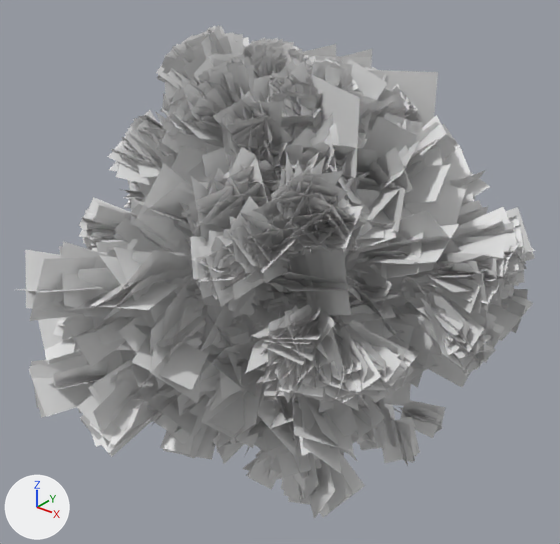
The glTF model assets/props.glb: old version first, new version second.
Before and after are seen from a 50 mm camera at (15.62, -19.36, 13.92) aimed at (3.93, -4.74, 4.86). The axes (+X, +Y, +Z) are drawn at lower left. The lights are the same throughout. The picture after the commit comes second. Where no turn or scale is listed for an object, it has been applied to the vertices.

The scene before the commit, as lines of its bpy script (objects in view):
```python
me_conifer_far_4_5x4_5x10 = bpy.data.meshes.new('conifer_far_4.5x4.5x10')
me_conifer_far_4_5x4_5x10.from_pydata(...)  # 12 vertices, 6 faces; spans x -1.95..1.95, y -2.25..2.25, z -5.0..5.0
me_conifer_far_4_5x4_5x10.materials.append(mat_impconifer)  # white #e7e7e7
me_tree_bottle_8x8x10 = bpy.data.meshes.new('tree_bottle_8x8x10')
me_tree_bottle_8x8x10.from_pydata(...)  # 2280 vertices, 3480 faces; spans x -3.26..3.26, y -5.07..5.07, z -5.25..5.25
# faces by material slot: [3210, 270]
me_tree_bottle_8x8x10.materials.append(mat_bark)  # white #e7e7e7
me_tree_bottle_8x8x10.materials.append(mat_leafcard)  # white #e7e7e7
me_tree_spruce_8x8x10 = bpy.data.meshes.new('tree_spruce_8x8x10')
me_tree_spruce_8x8x10.from_pydata(...)  # 8435 vertices, 8910 faces; spans x -3.91..3.91, y -3.59..3.59, z -5.58..5.58
# faces by material slot: [6642, 2268]
me_tree_spruce_8x8x10.materials.append(mat_bark)  # white #e7e7e7
me_tree_spruce_8x8x10.materials.append(mat_needlecard)  # white #e7e7e7
ob_conifer_far_4_5x4_5x10 = bpy.data.objects.new('conifer_far_4.5x4.5x10', me_conifer_far_4_5x4_5x10)
ob_conifer_far_4_5x4_5x10.location = (2.25, -2.25, 5.0)
ob_tree_bottle_8x8x10 = bpy.data.objects.new('tree_bottle_8x8x10', me_tree_bottle_8x8x10)
ob_tree_bottle_8x8x10.location = (3.71, -3.07, 5.08)
ob_tree_spruce_8x8x10 = bpy.data.objects.new('tree_spruce_8x8x10', me_tree_spruce_8x8x10)
ob_tree_spruce_8x8x10.location = (4.43, -3.7, 4.78)
# also in view: 'tree_oak_8x8x10' at (3.75, -4.76, 4.59); 'tree_spiral_8x8x10' at (4.06, -4.7, 4.08); 'tree_pine_8x8x10' at (3.83, -3.85, 5.24); 'broadleaf_7x7x10' at (3.48, -3.63, 5.07); 'tree_parasol_8x8x10' at (4.45, -4.19, 5.49)
```
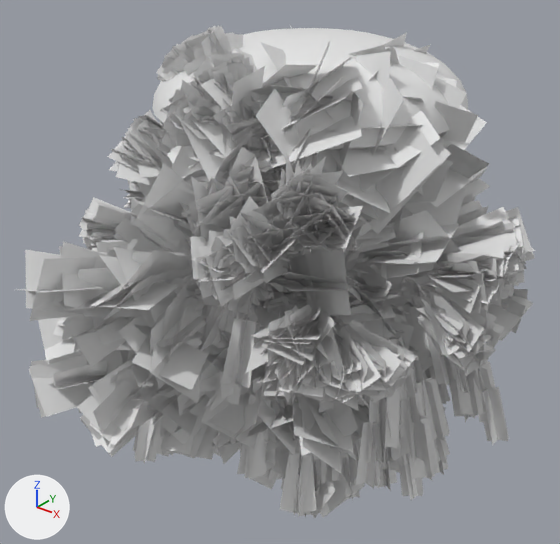
Boxes (x1, y1, x2, y2) around the edits, measured in the pictures (560 x 544 px):
'tree_palm_8x8x10', added: after (164, 25, 489, 235)
'tree_weeping_8x8x10', added: after (128, 282, 509, 518)
    faces in mat_leafcard (white #e7e7e7): (128, 282, 509, 518)
    faces in mat_bark (white #e7e7e7): (246, 293, 482, 454)
'tree_fungus_8x8x10', added: after (153, 28, 468, 150)
'broadleaf_7x7x10', unchanged, covered by the edit: before (137, 58, 471, 292); after (137, 114, 466, 269)
'tree_spruce_8x8x10', unchanged, covered by the edit: before (233, 58, 445, 505); after (248, 407, 445, 490)
'broadleaf_far_7x7x10', unchanged, covered by the edit: before (165, 49, 438, 456)
'tree_bottle_8x8x10', unchanged, covered by the edit: before (156, 59, 387, 263); after (156, 128, 359, 263)

What changed in the scene script:
```text
Add me_tree_fungus_8x8x10:
    me_tree_fungus_8x8x10.from_pydata(...)  # 579 vertices, 800 faces; spans x -4.1..4.1, y -4.1..4.1, z -5.53..5.53
    # faces by material slot: [544, 256]
    me_tree_fungus_8x8x10.materials.append(mat_leaf)  # white #e7e7e7
    me_tree_fungus_8x8x10.materials.append(mat_smoothbark)  # white #e7e7e7
Add me_tree_weeping_8x8x10:
    me_tree_weeping_8x8x10.from_pydata(...)  # 11005 vertices, 9944 faces; spans x -6.51..6.51, y -5.5..5.5, z -3.76..3.76
    # faces by material slot: [6344, 3600]
    me_tree_weeping_8x8x10.materials.append(mat_bark)  # white #e7e7e7
    me_tree_weeping_8x8x10.materials.append(mat_leafcard)  # white #e7e7e7
Add me_tree_palm_8x8x10:
    me_tree_palm_8x8x10.from_pydata(...)  # 2065 vertices, 3070 faces; spans x -4.27..4.27, y -4.26..4.26, z -5.69..5.69
    # faces by material slot: [2802, 268]
    me_tree_palm_8x8x10.materials.append(mat_bark)  # white #e7e7e7
    me_tree_palm_8x8x10.materials.append(mat_frondcard)  # white #e7e7e7
Add ob_tree_fungus_8x8x10:
    ob_tree_fungus_8x8x10 = bpy.data.objects.new('tree_fungus_8x8x10', me_tree_fungus_8x8x10)
    ob_tree_fungus_8x8x10.location = (3.51, -2.97, 5.27)
Add ob_tree_weeping_8x8x10:
    ob_tree_weeping_8x8x10 = bpy.data.objects.new('tree_weeping_8x8x10', me_tree_weeping_8x8x10)
    ob_tree_weeping_8x8x10.location = (3.64, -3.92, 2.77)
Add ob_tree_palm_8x8x10:
    ob_tree_palm_8x8x10 = bpy.data.objects.new('tree_palm_8x8x10', me_tree_palm_8x8x10)
    ob_tree_palm_8x8x10.location = (4.5, -3.92, 5.53)
```
